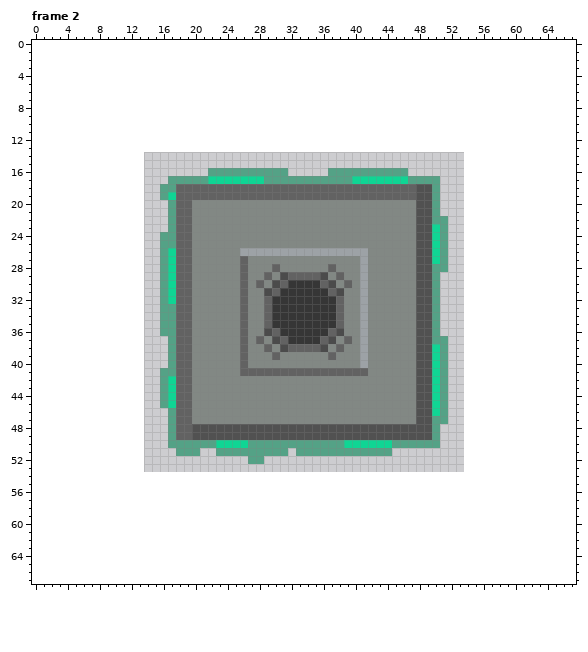
Two states of a pixel-art file, art/gem_button.ase. Above, as it was before the edit.
40x40 pixels, 5 frames. Colours within 5 levels of each other are drawn and written as one. Shown: frame 2. The old version is drawn lined up with the new one, on the new canvas. The commit also changed other frames, which this record leaves out.
The same view after the edit:
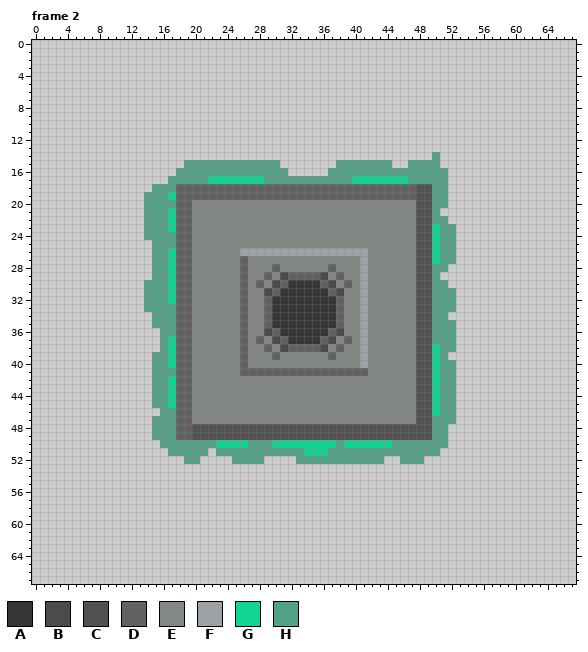
Palette (. is transparent): A #363636  B #4b4b4b  C #515151  D #626262  E #828884  F #9da2a6  G #10d594  H #54a286
Edits made:
canvas 40x40 -> 68x68, the old top-left corner now at 14,14
Frame 2:
y 14: x 50 . -> H
y 15: x 19..30 ............ -> HHHHHHHHHHHH; x 38..44 ....... -> HHHHHHH; x 47..50 .... -> HHHH
y 16: x 18..21 .... -> HHHH; x 47..51 ..... -> HHHHH
y 17: x 51 . -> H
y 18: x 15 . -> H; x 51 . -> H
y 19: x 14..15 .. -> HH; x 51 . -> H
y 20: x 14..16 ... -> HHH; x 51 . -> H
y 21..22: x 14..17 ...H -> HHHG
y 23: x 14..17 ...H -> HHHG; x 52 . -> H
y 24: x 14..15 .. -> HH; x 52 . -> H
y 25..27: x 15 . -> H; x 52 . -> H
y 28..29: x 15 . -> H
y 30: x 14..15 .. -> HH; x 51 . -> H
y 31..33: x 14..15 .. -> HH; x 51..52 .. -> HH
y 34: x 15 . -> H; x 51 . -> H
y 35: x 15 . -> H; x 51..52 .. -> HH
y 36: x 51..52 .. -> HH
y 37..38: x 16..17 .H -> HG; x 52 . -> H
y 39: x 15..17 ..H -> HHG
y 40: x 15..17 ..H -> HHG; x 52 . -> H
y 41..45: x 15 . -> H; x 52 . -> H
y 46: x 16 . -> H; x 52 . -> H
y 47: x 15..16 .. -> HH; x 52 . -> H
y 48..49: x 15..16 .. -> HH; x 51 . -> H
y 50: x 16 . -> H; x 30..37 HHHHHHHH -> GGGGGGGG; x 51 . -> H
y 51: x 17 . -> H; x 21 . -> H; x 32 . -> H; x 34..36 HHH -> GGG; x 45..50 ...... -> HHHHHH
y 52: x 19..20 .. -> HH; x 25..26 .. -> HH; x 33..43 ........... -> HHHHHHHHHHH; x 46..48 ... -> HHH
Boxes around the changes in both pictures, in picture pixels (x1, y1, x2, y2):
changed: (144, 152, 456, 464)
